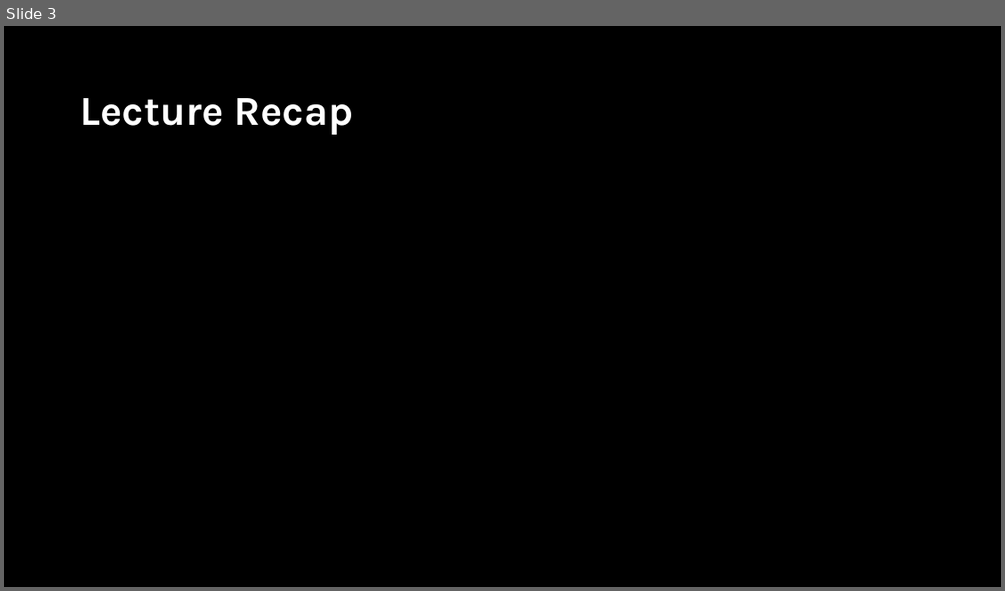
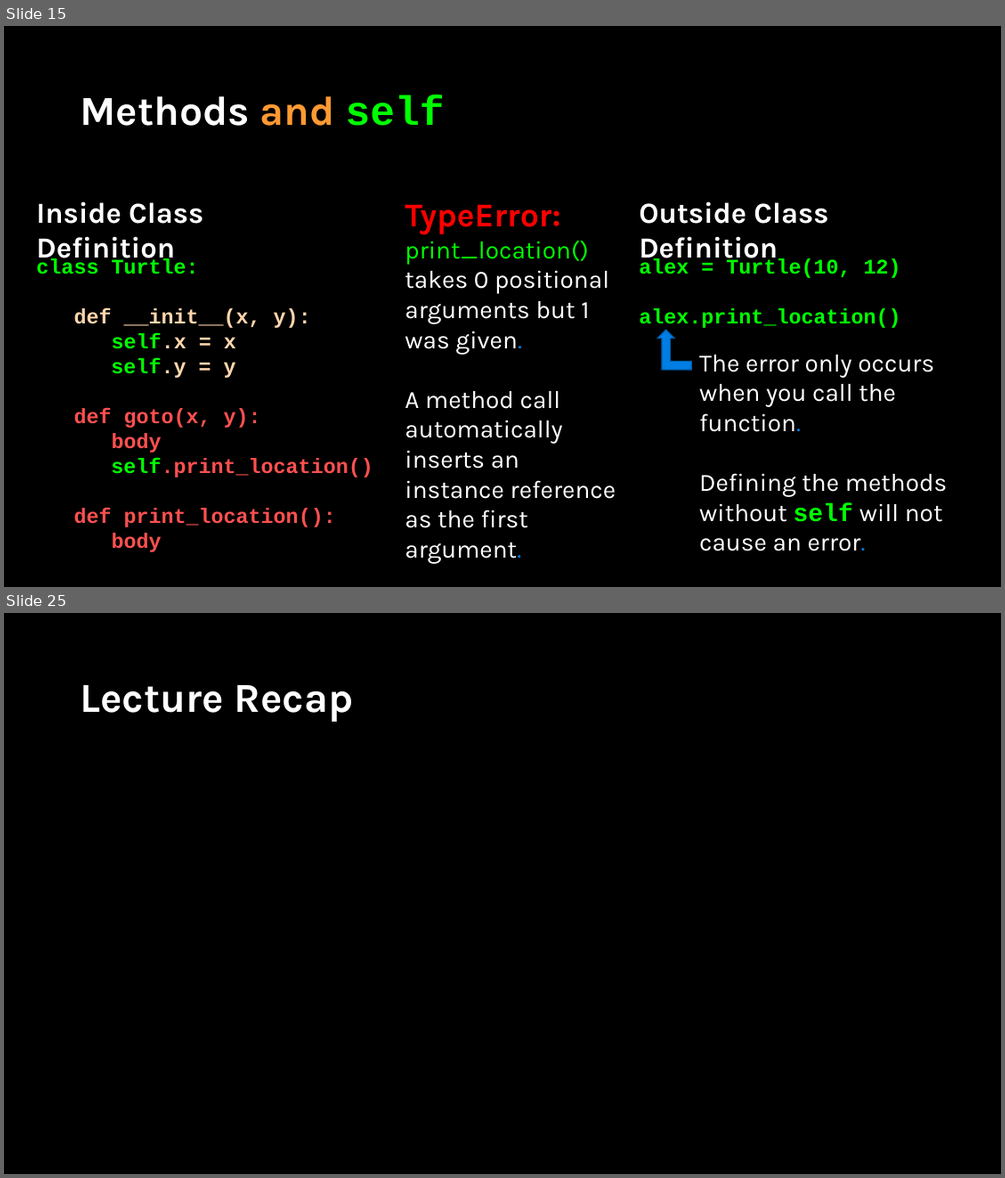
Before and after one commit to APS106/APS106-winter-2022-material, a slide deck: lectures/week10/lecture3/slides/week10_lecture3.pptx. Shown one above the other, each under a label of ours: slide 3 before the commit, slides 15 and 25 after it; the slides between them are not shown. The pictures are 1005x591 and 1005x1178 pixels, drawn with LibreOffice and Linux fonts; fonts in the diff are those of the drawing; background and template pictures are left out. Boxes give left, top, right and bottom in pixels: in the first picture for what was removed or moved away, otherwise in the second. Text is boxed around its words. In the diff, an @@ line names an element or a change of style, - is before the commit and + after.

```diff
--- a/lectures/week10/lecture3/slides/week10_lecture3.pptx
+++ b/lectures/week10/lecture3/slides/week10_lecture3.pptx
@@ slide 15 added at box(4, 26, 1001, 587), background picture (left out) @@
@@ title added at box(80, 96, 445, 126), 39.6 pt, text #FFFFFF, bold @@
+Methods and self
@@ text added at box(36, 201, 203, 265), 28 pt, text #FFFFFF, bold @@
+Inside Class Definition
@@ text added at box(404, 204, 616, 528), 24 pt, text #FFFFFF @@
+TypeError:
+print_location() takes 0 positional arguments but 1 was given.
+A method call automatically inserts an instance reference as the first argument.
@@ text added at box(639, 201, 828, 265), 28 pt, text #FFFFFF, bold @@
+Outside Class Definition
@@ text added at box(36, 258, 372, 552), 20 pt, text #FF5050, bold @@
+class Turtle:
+def __init__(x, y):
+self.x = x
+self.y = y
+def goto(x, y):
+body
+self.print_location()
+def print_location():
+body
@@ text added at box(639, 258, 901, 329), 20 pt, text #00FF00, bold @@
+alex = Turtle(10, 12)
+alex.print_location()
@@ bent up arrow added at box(657, 329, 691, 370), fill #017EE5, outline #015DA9 1 pt @@
@@ text added at box(699, 354, 947, 551), 24 pt, text #FFFFFF @@
+The error only occurs when you call the function.
+Defining the methods without self will not cause an error.
@@ what was slide 3 is now slide 25 @@
```
Also in this commit, not shown: 3 slides changed, 21 other slides added, 4 other files.
